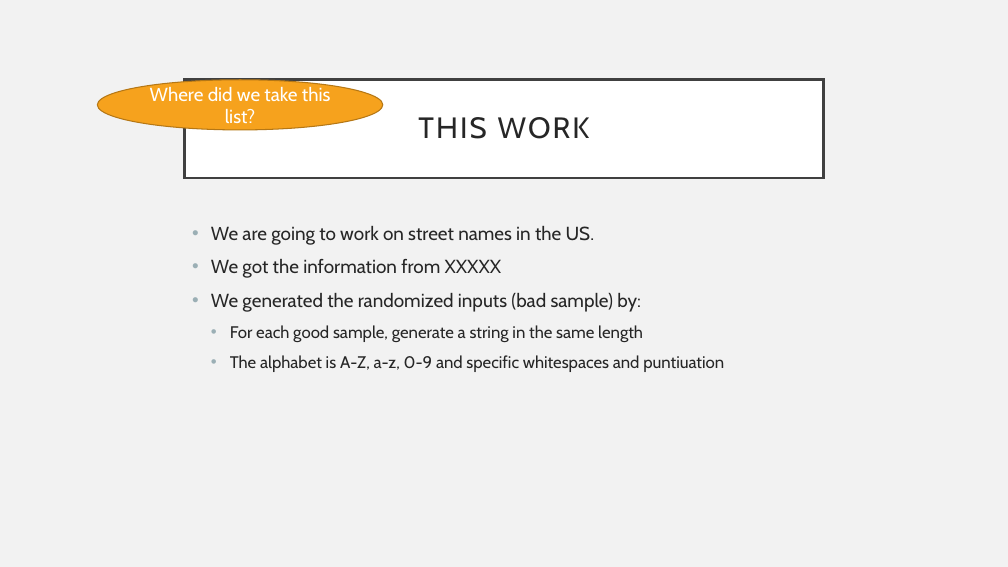
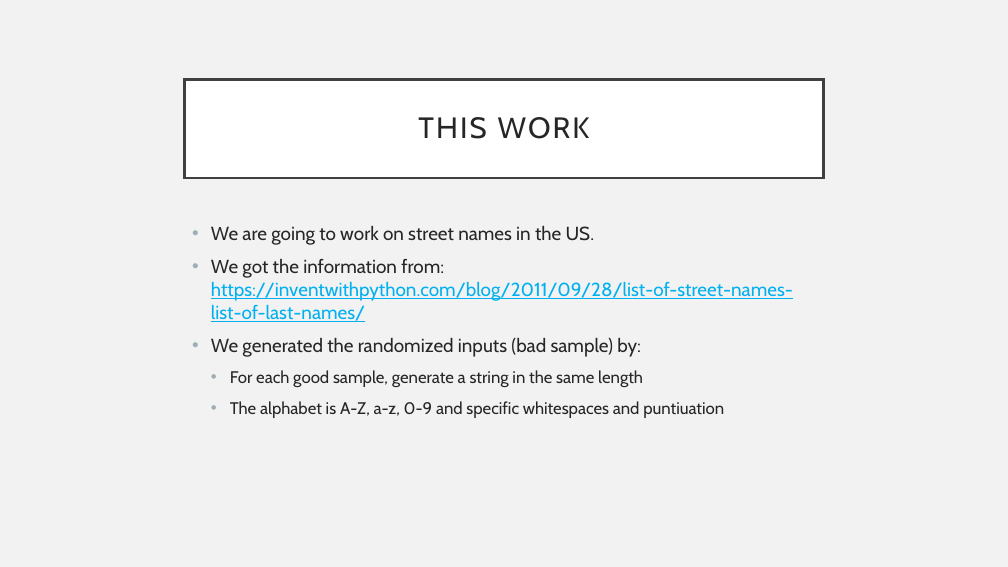
Before and after one commit to yuvalb9/MTA_Learning_from_examples, a slide deck: slide 6 of Deep learning.pptx. Drawn at 1008x567 pixels with LibreOffice and Linux fonts; fonts in the diff are those of the drawing. Boxes give left, top, right and bottom in pixels: in the first picture for what was removed or moved away, otherwise in the second. Text is boxed around its words. In the diff, an @@ line names an element or a change of style, - is before the commit and + after.

```diff
--- a/Deep learning.pptx
+++ b/Deep learning.pptx
@@ ellipse removed at <box>98,79,383,129</box> @@
-Where did we take this list?
@@ text at <box>211,259,793,322</box>: text changed; text colour #262626 to #00B0F0 @@
-• We got the information from XXXXX
+• We got the information from: https://inventwithpython.com/blog/2011/09/28/list-of-street-names-list-of-last-names/
```
Also in this commit, not shown: 1 other slide changed.
